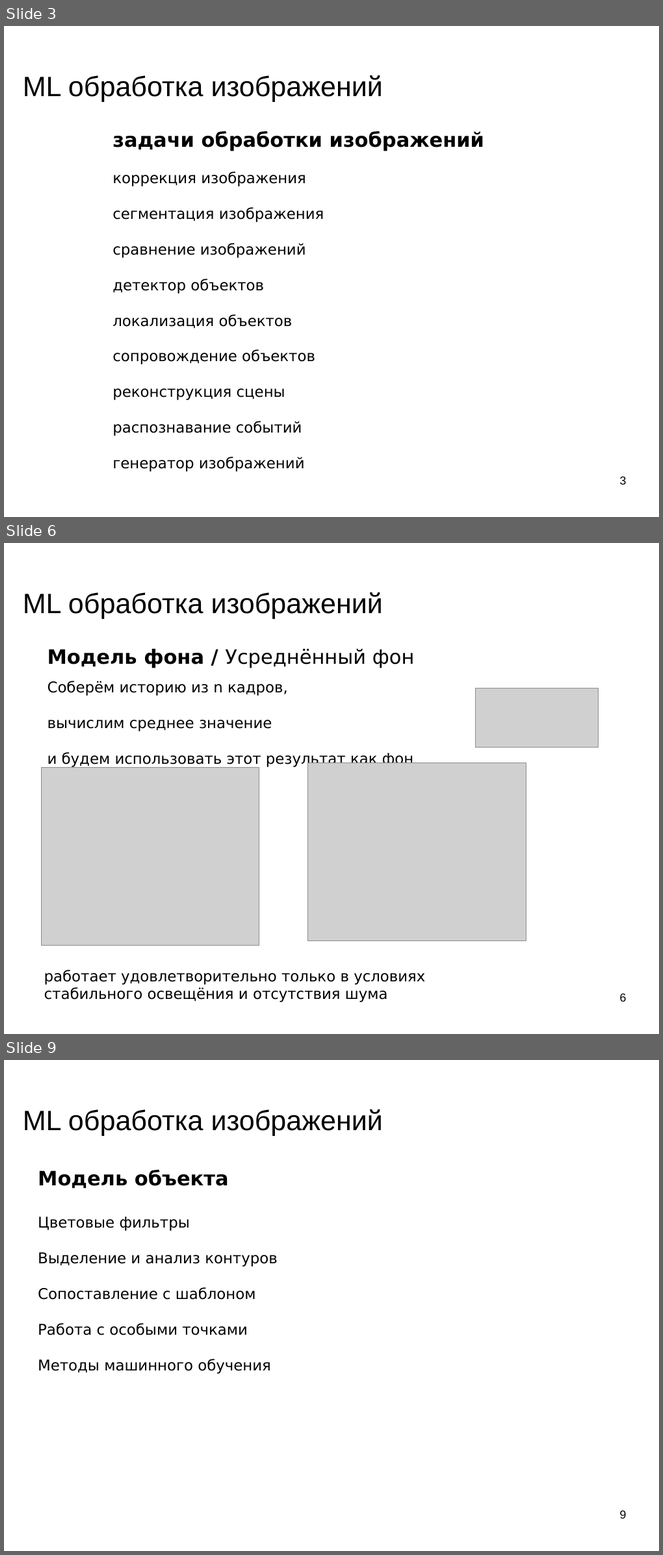
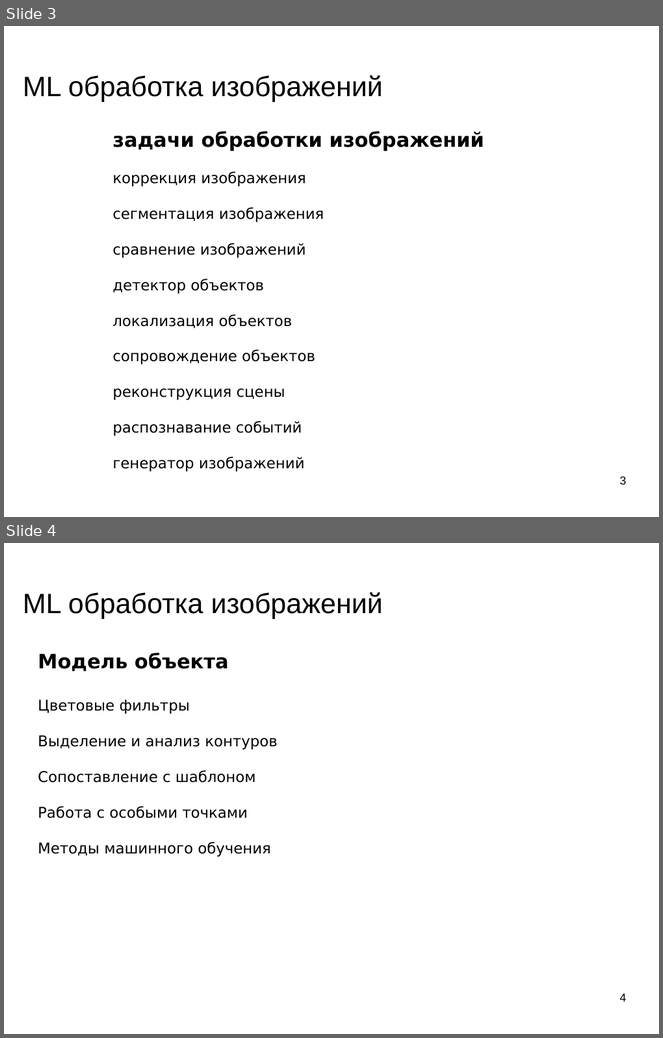
Before and after one commit to mechanoid5/ml_lectorium_legacy, a slide deck: 26-img-proc.odp. Shown one above the other, each under a label of ours: slides 3, 6 and 9 before the commit, slides 3 and 4 after it; the slides between them are not shown. The pictures are 663x1555 and 663x1038 pixels, drawn with LibreOffice and Linux fonts; fonts in the diff are those of the drawing; grey boxes stand for pictures; background and template pictures are left out. Boxes give left, top, right and bottom in pixels: in the first picture for what was removed or moved away, otherwise in the second. Text is boxed around its words. In the diff, an @@ line names an element or a change of style, - is before the commit and + after.

```diff
--- a/26-img-proc.odp
+++ b/26-img-proc.odp
@@ slide 6 removed at bbox=[4, 543, 659, 1034], background picture (left out) @@
@@ title removed at bbox=[23, 592, 383, 618] @@
-ML обработка изображений
@@ text removed at bbox=[48, 648, 415, 768] @@
-Модель фона / Усреднённый фон
-Соберём историю из n кадров,
-вычислим среднее значение
-и будем использовать этот результат как фон
@@ picture removed at bbox=[475, 688, 599, 748] @@
@@ picture removed at bbox=[42, 768, 259, 946] @@
@@ picture removed at bbox=[308, 763, 527, 941] @@
@@ text removed at bbox=[44, 970, 425, 1003] @@
-работает удовлетворительно только в условиях стабильного освещёния и отсутствия шума
@@ page number removed at bbox=[620, 993, 627, 1002] @@
-6
@@ what was slide 9 is now slide 4 @@
@@ page number at bbox=[620, 993, 627, 1002]: text changed @@
-9
+4
```
Also in this commit, not shown: 4 slides changed, 6 other slides removed, 9 other files.
